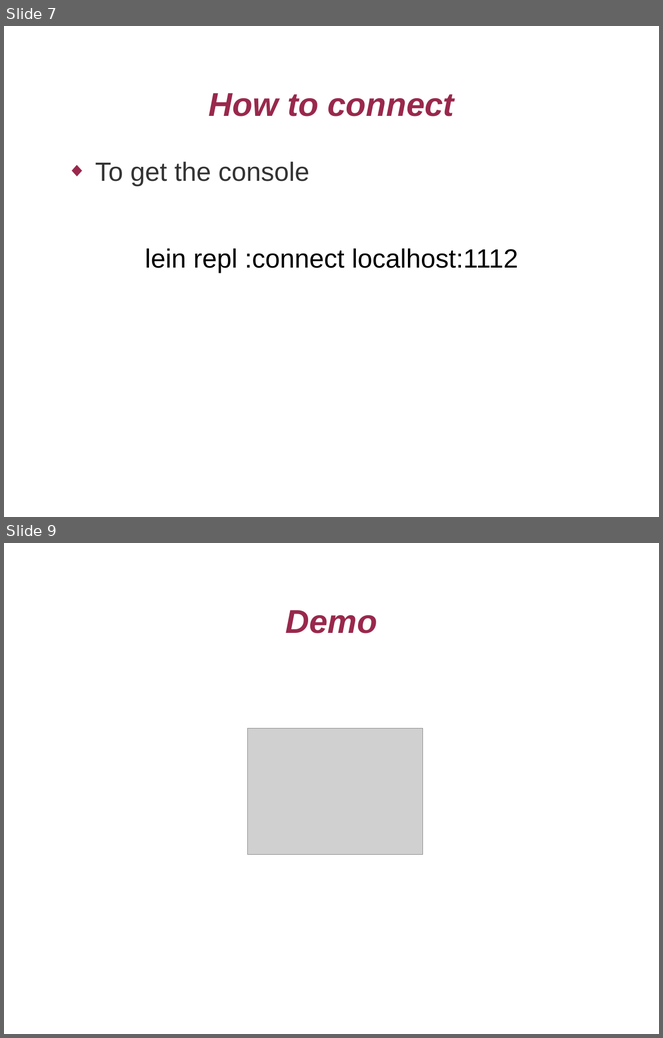
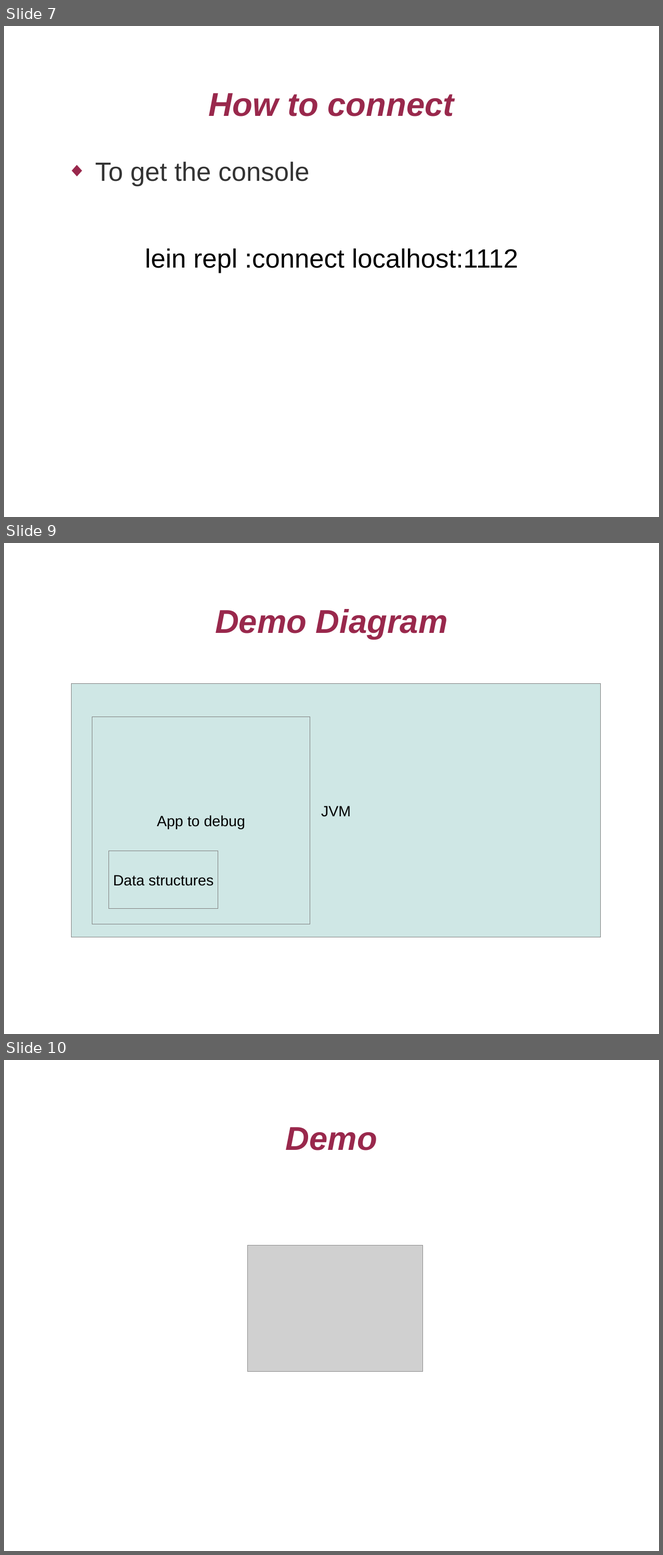
Before and after one commit to matlux/jvm-breakglass, a slide deck: presentation/skillsmatter_nreplboot_pres.odp. Shown one above the other, each under a label of ours: slides 7 and 9 before the commit, slides 7, 9 and 10 after it; the slides between them are not shown. The pictures are 663x1038 and 663x1555 pixels, drawn with LibreOffice and Linux fonts; fonts in the diff are those of the drawing; grey boxes stand for pictures. Boxes give left, top, right and bottom in pixels: in the first picture for what was removed or moved away, otherwise in the second. Text is boxed around its words. In the diff, an @@ line names an element or a change of style, - is before the commit and + after.

```diff
--- a/presentation/skillsmatter_nreplboot_pres.odp
+++ b/presentation/skillsmatter_nreplboot_pres.odp
@@ slide 9 added at (4,543,659,1034), background #FFFFFF @@
@@ title added at (215,609,448,639), 40 pt, text #99284C, bold, italic @@
+Demo Diagram
@@ rectangle added at (72,684,601,937), fill #CFE7E5, outline #808080 0 pt, 18 pt, text #000000 @@
+JVM
@@ rectangle added at (92,717,310,925), fill #CFE7E5, outline #808080 0 pt, 18 pt, text #000000 @@
+App to debug
@@ rectangle added at (109,851,218,909), fill #CFE7E5, outline #808080 0 pt, 18 pt, text #000000 @@
+Data structures
@@ what was slide 9 is now slide 10 @@
```
Also in this commit, not shown: 1 slide changed.
